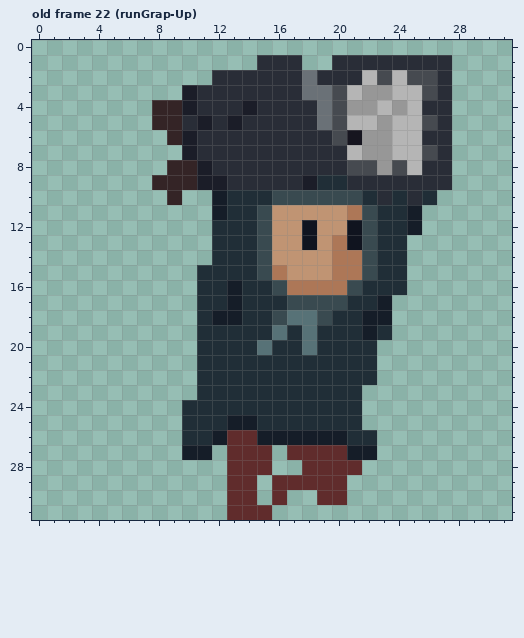
Pixel-art file: marcuzjam 7 2022/Assets/Sprites/Player/player.aseprite. The picture above is the old version.
32x32 pixels, 30 frames. Shown: old frame 22 (runGrap-Up). The commit also changed other frames, which this record leaves out.
And afterwards:
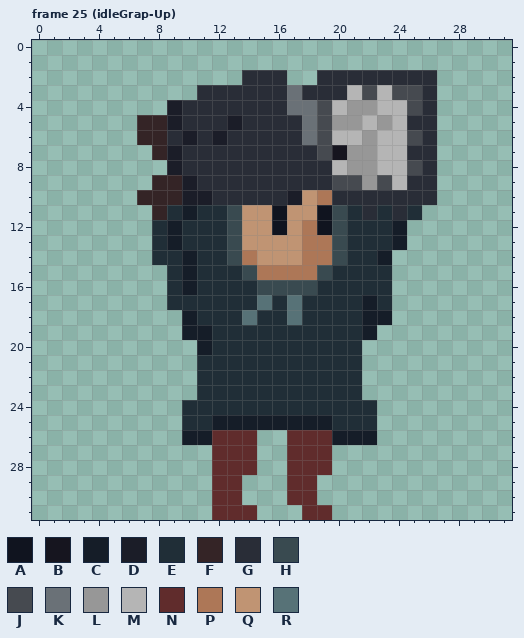
Palette (. is transparent): A #10141f  B #16151f  C #151d28  D #1b1d28  E #202e37  F #342426  G #292d37  H #394a50  J #464a50  K #6a7177  L #979797  M #b5b5b5  N #602c2c  P #ad7757  Q #c09473  R #577277
A new or re-ordered frame is compared with the old frame closest to it.
From old to new:
frames 30 -> 35
--- frame 25 (idleGrap-Up) is new; against old frame 22 (runGrap-Up)
@@ x 0..31 @@
  0 ................................
- 1 ...............GGG..GGGGGGGG....
- 2 ............GGGGGGKGGGMJMJJG....
- 3 ..........DGGGGGGGKKJMLLMMJG....
- 4 ........FFDGGGDGGGGKJLLMLMGG....
- 5 ........FFGDGDGGGGGKJMMLMMJG....
- 6 .........FDGGGGGGGGGJBLLMMGG....
- 7 ..........DGGGGGGGGGGMLLMMJG....
- 8 .........FFDGGGGGGGGGJJLJMGG....
- 9 ........FFFDDGGGGGDEEGGGGGGG....
-10 .........F..CEEEHHHHHHEGEGE.....
-11 ............CEEHQQQQQPHEEC......
-12 ............EEEHQQAQQAHEEC......
-13 ............EEEHQQAQPAHEE.......
-14 ............EEEHQQQQPPHEE.......
-15 ...........EEEEHPQQQPPHEE.......
-16 ...........EECEEHPPPPHEEE.......
-17 ...........EECEEEHHHHEEC........
-18 ...........ECCEEHRRHEECC........
-19 ...........EEEEEREREEECE........
-20 ...........EEEEREEREEEE.........
-21 ...........EEEEEEEEEEEE.........
-22 ...........EEEEEEEEEEEE.........
+ 1 ................................
+ 2 ..............GGG..GGGGGGGG.....
+ 3 ...........GGGGGGKGGGMJMJJG.....
+ 4 .........DGGGGGGGKKJMLLMMJG.....
+ 5 .......FFDGGGDGGGGKJLLMLMGG.....
+ 6 .......FFGDGDGGGGGKJMMLMMJG.....
+ 7 ........FDGGGGGGGGGJBLLMMGG.....
+ 8 .........DGGGGGGGGGGMLLMMJG.....
+ 9 ........FFDGGGGGGGGGJJLJMGG.....
+10 .......FFFDDGGGGGDQPGGGGGGG.....
+11 ........FECEEHQQAQQAHEGEGE......
+12 ........ECEEEHQQAQPAHEEEC.......
+13 ........ECEEEHQQQQPPHEEEC.......
+14 ........EECEEHPQQQPPHEEC........
+15 .........ECEEEHPPPPHEEEE........
+16 .........ECEEEEHHHHEEEEE........
+17 .........EEEEEEREREEEECE........
+18 ..........CEEEREEREEEECC........
+19 ..........CCEEEEEEEEEEC.........
+20 ...........CEEEEEEEEEE..........
+21 ...........EEEEEEEEEEE..........
+22 ...........EEEEEEEEEEE..........
 23 ...........EEEEEEEEEEE..........
-24 ..........EEEEEEEEEEEE..........
-25 ..........EEECCEEEEEEE..........
-26 ..........EECNNCCCCCCEE.........
-27 ..........CC.NNN.NNNNCC.........
-28 .............NNN..NNNN..........
-29 .............NN.NNNNN...........
-30 .............NN.N..NN...........
-31 .............NNN................
+24 ..........EEEEEEEEEEEEE.........
+25 ..........EECCCCCCCCEEE.........
+26 ..........CCNNN..NNNCCC.........
+27 ............NNN..NNN............
+28 ............NNN..NNN............
+29 ............NN...NN.............
+30 ............NN...NN.............
+31 ............NNN...NN............
